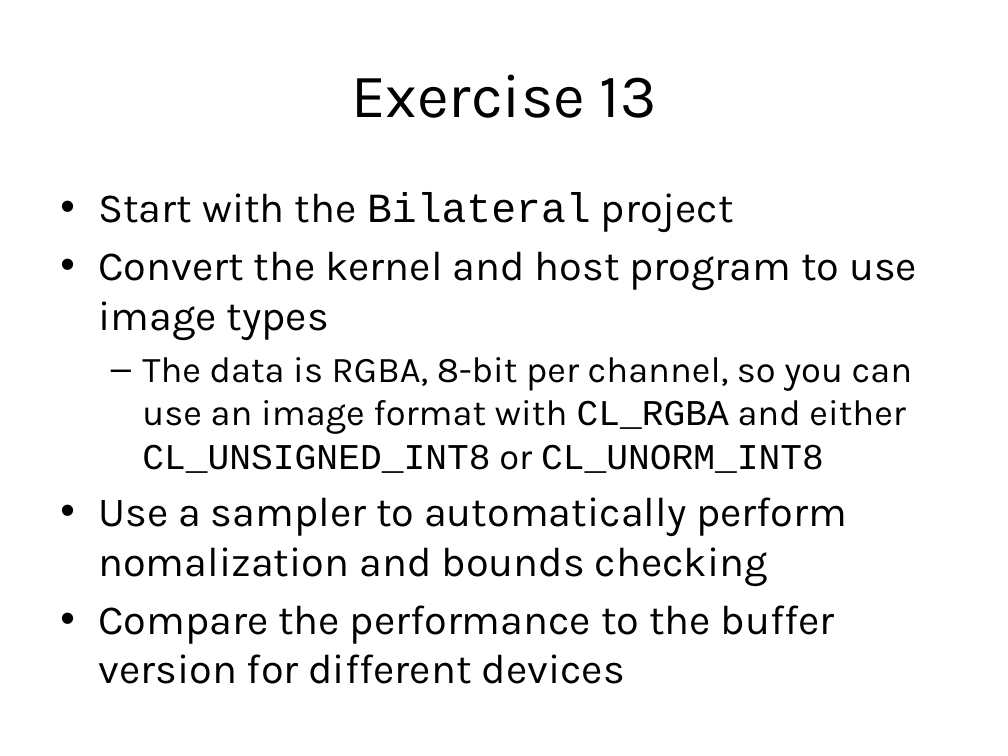
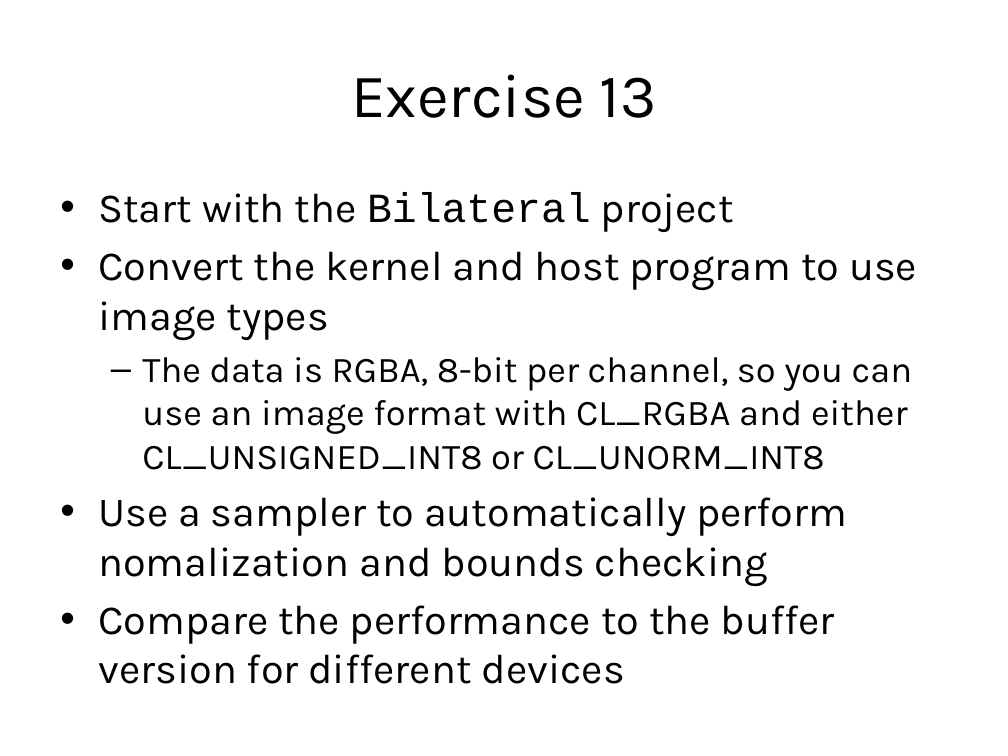
Before and after one commit to UoB-HPC/opencl-training-code, a slide deck: slide 122 of slides/intro_to_OpenCL_Feb_2015_part2.pptx (slide 124 before the commit). Drawn at 1008x756 pixels with LibreOffice and Linux fonts; fonts in the diff are those of the drawing. Boxes give left, top, right and bottom in pixels: in the first picture for what was removed or moved away, otherwise in the second. Text is boxed around its words. In the diff, an @@ line names an element or a change of style, - is before the commit and + after.

```diff
--- a/slides/intro_to_OpenCL_Feb_2015_part2.pptx
+++ b/slides/intro_to_OpenCL_Feb_2015_part2.pptx
@@ text at [142,357,913,470]: font Courier New to Karla in "CL_RGBA CL_UNSIGNED_INT8 CL_UNORM_INT8" @@
```
Also in this commit, not shown: 9 other slides changed, 2 slides removed, 2 other files.
